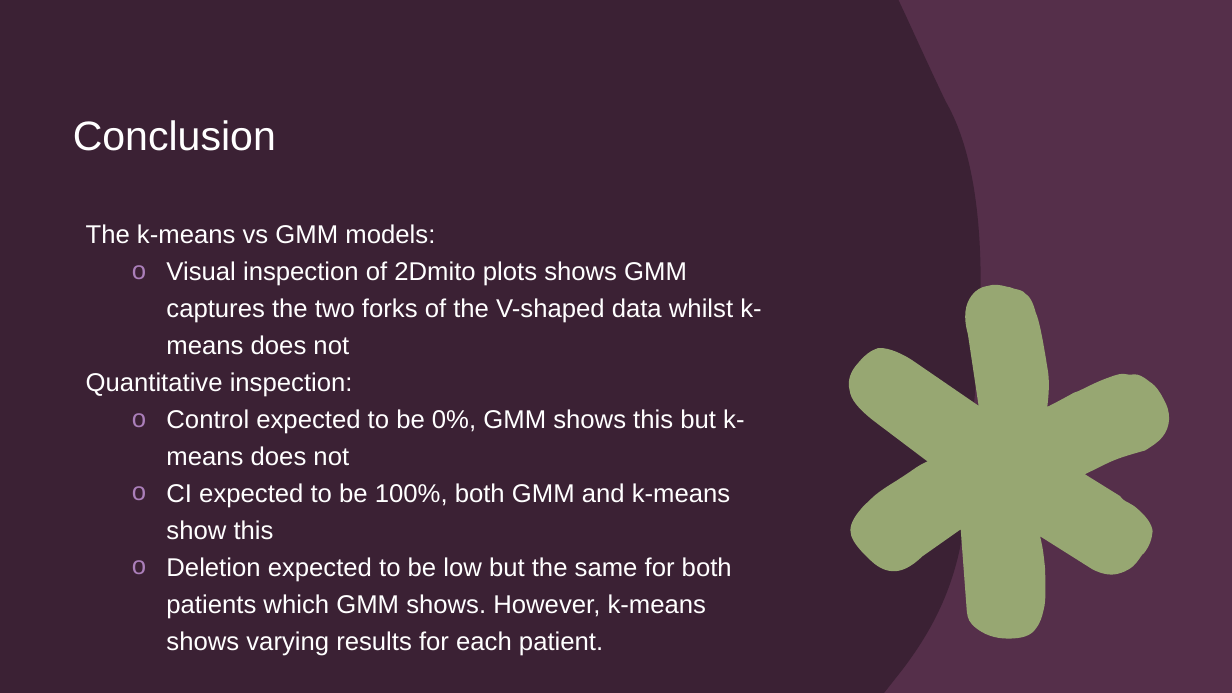
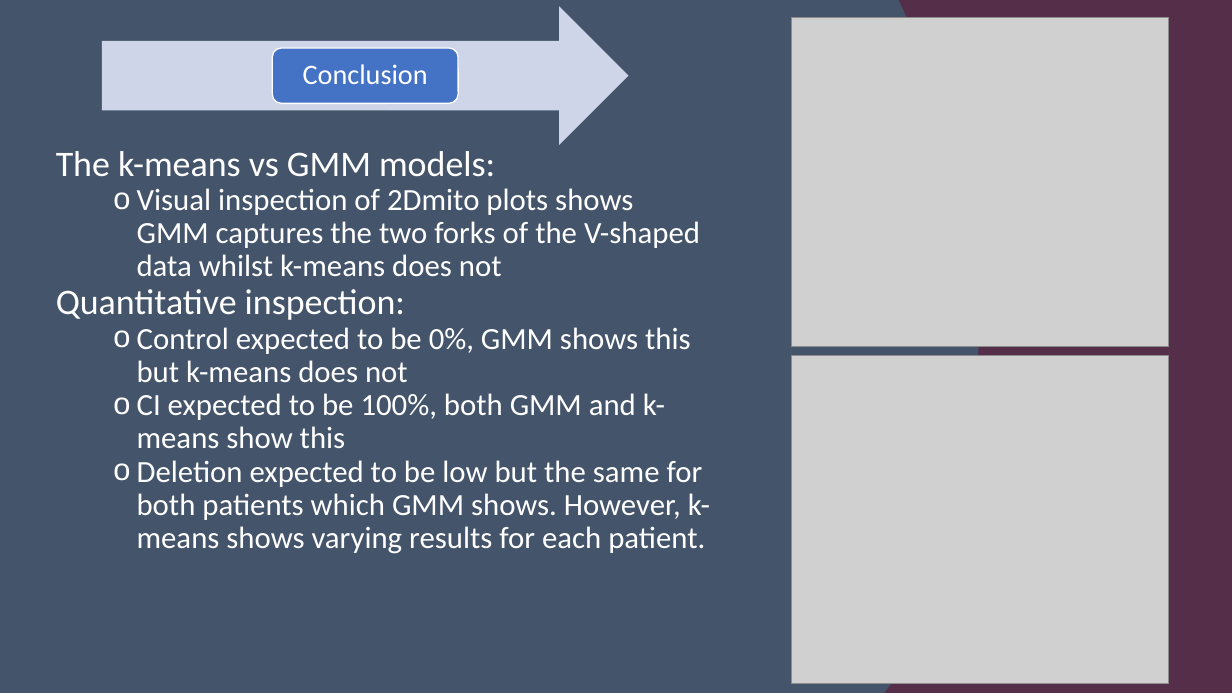
Before and after one commit to FNgongo/Classification_of_fibres_from_the_mitochondrial_disease_dataset_using_clustering_techniques, a slide deck: slide 8 of Dissertation27:Aug/Presentation Diss.pptx. Drawn at 1232x693 pixels with LibreOffice and Linux fonts; fonts in the diff are those of the drawing; grey boxes stand for pictures. Boxes give left, top, right and bottom in pixels: in the first picture for what was removed or moved away, otherwise in the second. Text is boxed around its words. In the diff, an @@ line names an element or a change of style, - is before the commit and + after.

```diff
--- a/Dissertation27:Aug/Presentation Diss.pptx
+++ b/Dissertation27:Aug/Presentation Diss.pptx
@@ background #3B2134 to #44546A @@
@@ freeform shape at [0, 0, 981, 693]: fill #3B2134 to #44546A @@
@@ right arrow added at [102, 6, 628, 145], fill #CFD5EA @@
@@ picture added at [792, 18, 1169, 347] @@
@@ rounded rectangle added at [273, 48, 458, 104], fill #4472C4, outline #FFFFFF 1 pt @@
@@ text "Conclusion": place and size @@
-text "Conclusion" at [73, 120, 276, 151]
+text "Conclusion" at [303, 64, 428, 84]
@@ text "Conclusion" at [303, 64, 428, 84]: size 32 to 22 pt, font Arial to Calibri; alignment left to centre; line spacing 0.88 to 0.9; more space between paragraphs @@
@@ text "The k-means vs GMM models:": place and size @@
-text "The k-means vs GMM models:" at [86, 224, 761, 656]
+text "The k-means vs GMM models:" at [56, 151, 710, 554]
@@ text "The k-means vs GMM models:" at [56, 151, 710, 554]: size 20 to 28 pt in "The k-means vs GMM models:", "Quantitative inspection:"; font Arial to Calibri; size 20 to 24 pt in "Visual inspection of 2Dmito plots shows GMM ...", "Control expected to be 0%, GMM shows ...", "CI expected to be 100%, both GMM ...", "Deletion expected to be low but the ..."; line spacing 1.2 to 0.9; indent changed @@
@@ freeform shape removed at [825, 266, 1195, 656] @@
@@ picture added at [792, 356, 1169, 685] @@
```
Also in this commit, not shown: 7 other slides changed, 1 slide added, 1 other file.
